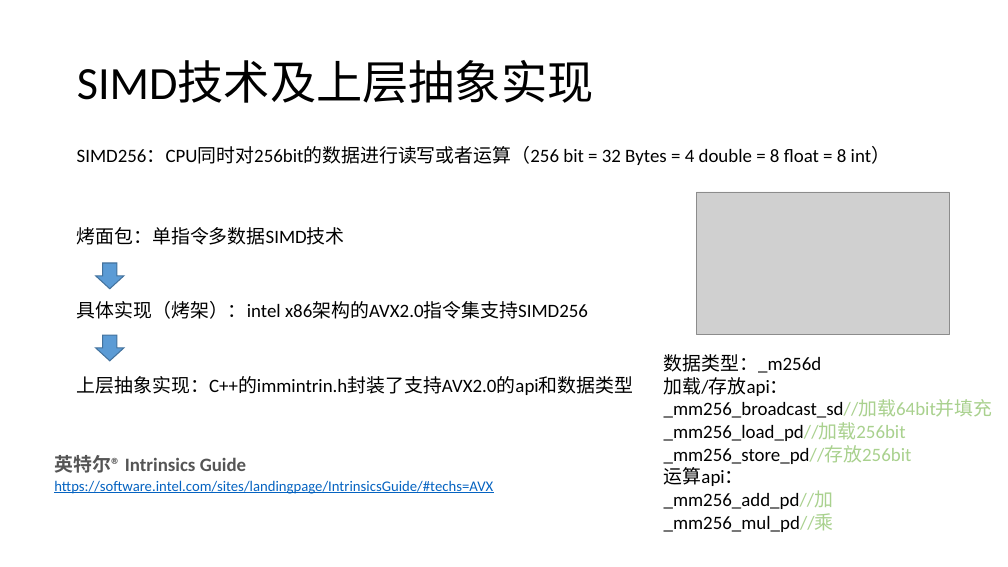
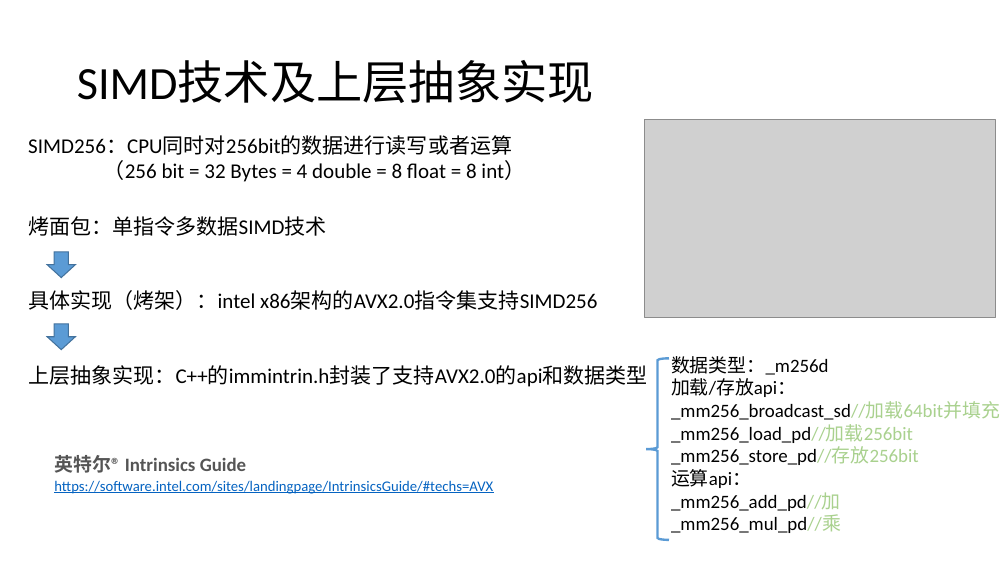
Before and after one commit to LeonJinC/Fast-Convolution-with-SIMD-and-GEMM, a slide deck: slide 18 of 结合SIMD和GEMM的快速卷积及其在高斯模糊中的应用.pptx (slide 16 before the commit). Drawn at 1008x567 pixels with LibreOffice and Linux fonts; fonts in the diff are those of the drawing; grey boxes stand for pictures. Boxes give left, top, right and bottom in pixels: in the first picture for what was removed or moved away, otherwise in the second. Text is boxed around its words. In the diff, an @@ line names an element or a change of style, - is before the commit and + after.

```diff
--- a/结合SIMD和GEMM的快速卷积及其在高斯模糊中的应用.pptx
+++ b/结合SIMD和GEMM的快速卷积及其在高斯模糊中的应用.pptx
@@ text at [28,135,525,182]: text changed; size 18 to 20 pt @@
-SIMD256：CPU同时对256bit的数据进行读写或者运算（256 bit = 32 Bytes = 4 double = 8 float = 8 int）
+SIMD256：CPU同时对256bit的数据进行读写或者运算
+（256 bit = 32 Bytes = 4 double = 8 float = 8 int）
@@ picture: place and size @@
-picture at [696,192,950,334]
+picture at [645,120,996,318]
@@ size 18 to 20 pt in 3 elements at [28,365,648,387], [28,290,597,310], [28,216,326,236] @@
@@ text "烤面包：单指令多数据SIMD技术": place and size @@
-text "烤面包：单指令多数据SIMD技术" at [77,227,345,245]
+text "烤面包：单指令多数据SIMD技术" at [28,216,326,236]
@@ down arrow: place and size @@
-down arrow at [96,263,124,289]
+down arrow at [47,252,75,278]
@@ text "具体实现（烤架）：intel x86架构的AVX2.0指令集支持SIMD256": place and size @@
-text "具体实现（烤架）：intel x86架构的AVX2.0指令集支持SIMD256" at [77,301,588,319]
+text "具体实现（烤架）：intel x86架构的AVX2.0指令集支持SIMD256" at [28,290,597,310]
@@ down arrow: place and size @@
-down arrow at [96,335,124,361]
+down arrow at [47,324,75,349]
@@ text "上层抽象实现：C++的immintrin.h封装了支持AVX2.0的api和数据类型": place and size @@
-text "上层抽象实现：C++的immintrin.h封装了支持AVX2.0的api和数据类型" at [77,376,634,395]
+text "上层抽象实现：C++的immintrin.h封装了支持AVX2.0的api和数据类型" at [28,365,648,387]
@@ left brace added at [647,358,669,540], outline #5B9BD5 2.25 pt @@
@@ text "数据类型：_m256d": place and size @@
-text "数据类型：_m256d" at [664,354,993,532]
+text "数据类型：_m256d" at [671,356,1000,533]
```
Also in this commit, not shown: 21 other slides changed, 4 slides added, 1 slide removed, 2 other files.
